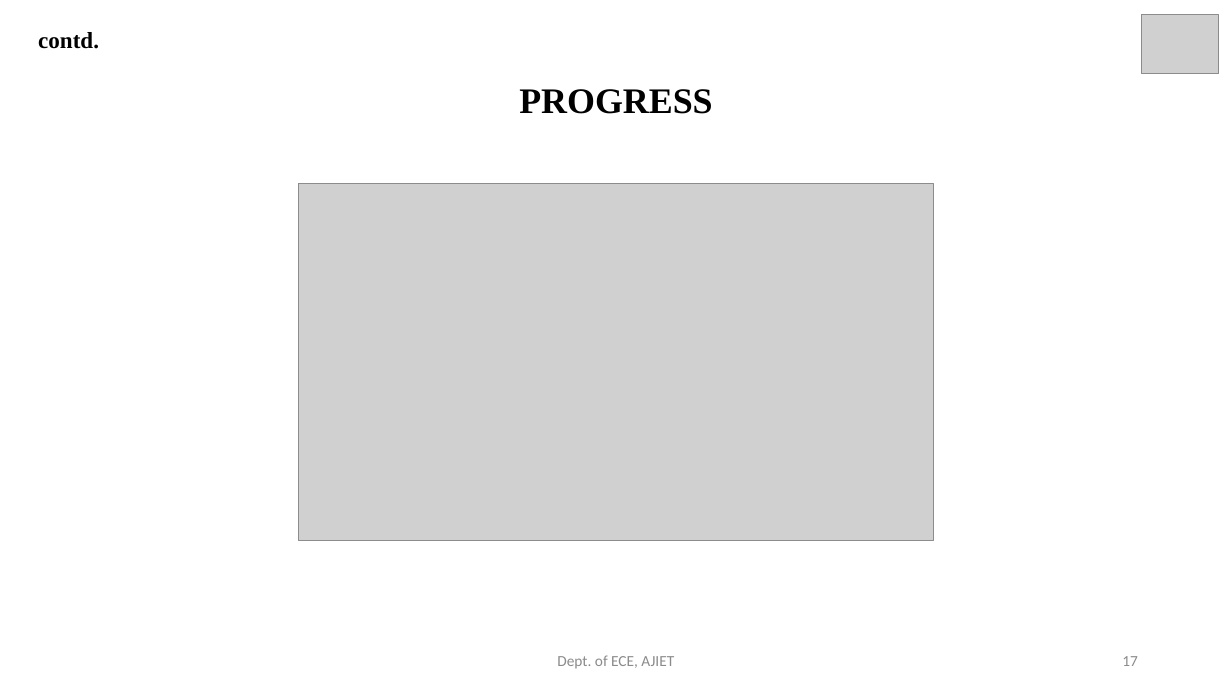
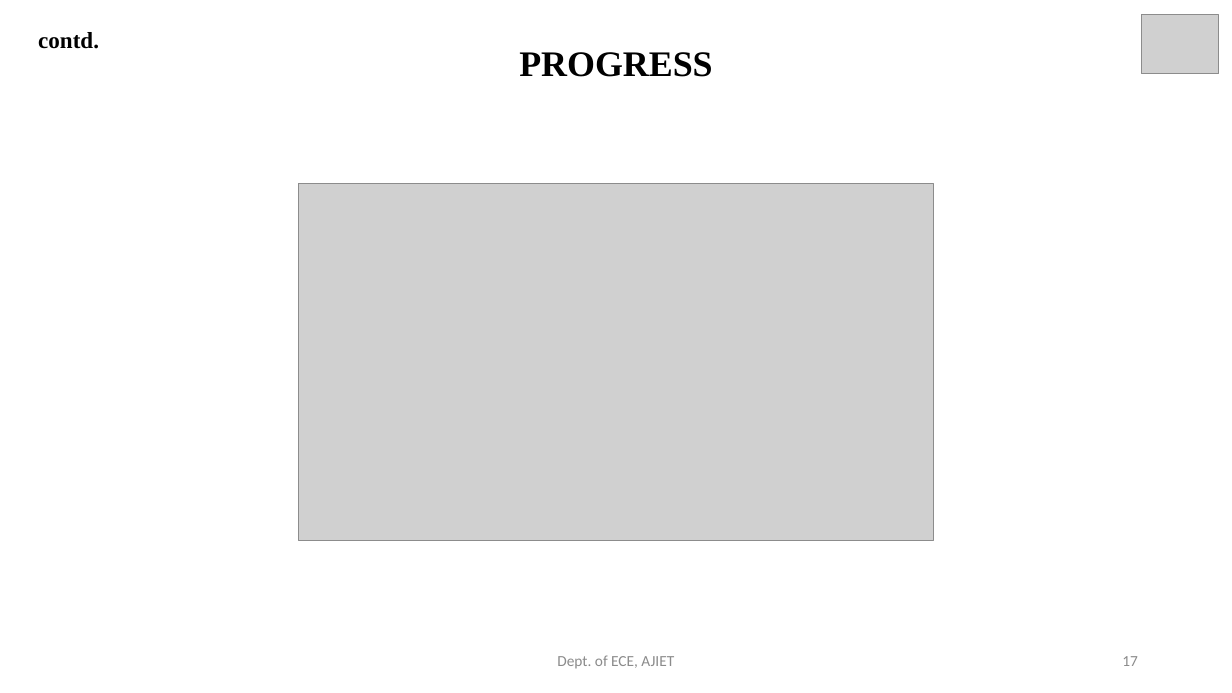
Before and after one commit to yashasshettyk/DEPT-OF-ECE-PROJECTS, a slide deck: slide 17 of AAB 7th SEM.pptx. Drawn at 1232x693 pixels with LibreOffice and Linux fonts; fonts in the diff are those of the drawing; grey boxes stand for pictures. Boxes give left, top, right and bottom in pixels: in the first picture for what was removed or moved away, otherwise in the second. Text is boxed around its words. In the diff, an @@ line names an element or a change of style, - is before the commit and + after.

```diff
--- a/AAB 7th SEM.pptx
+++ b/AAB 7th SEM.pptx
@@ text "PROGRESS": place and size @@
-text "PROGRESS" at (519,89,712,114)
+text "PROGRESS" at (519,52,712,77)
```
Also in this commit, not shown: 8 other slides changed, 1 slide removed, 1 other file.
